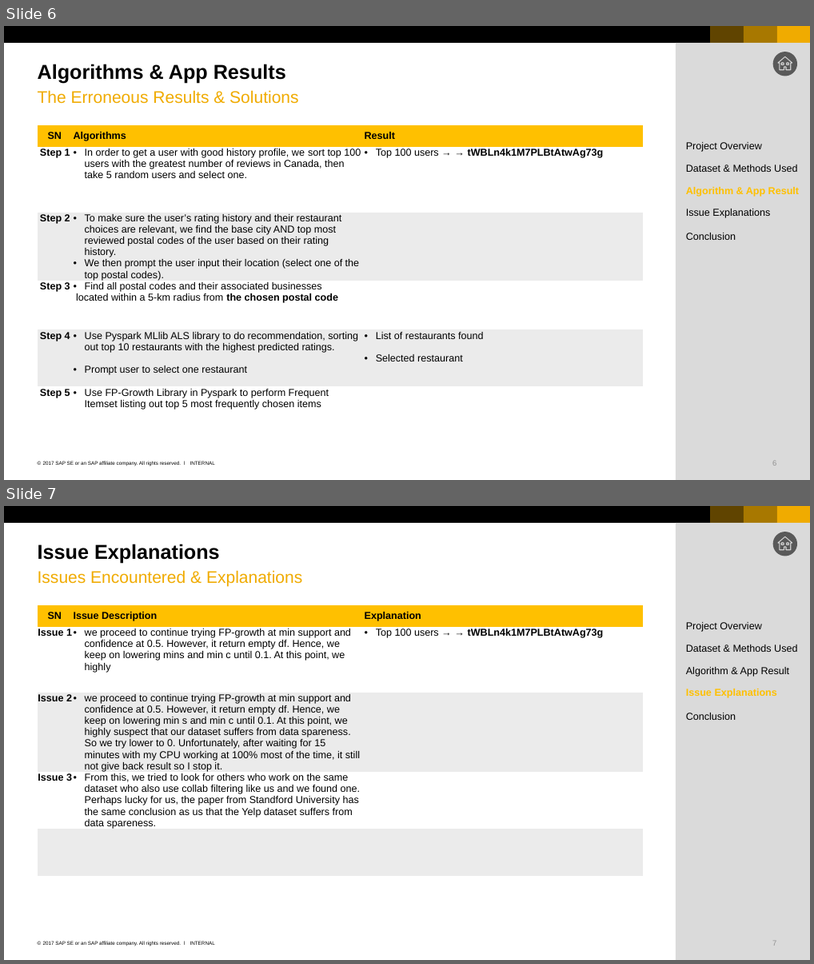
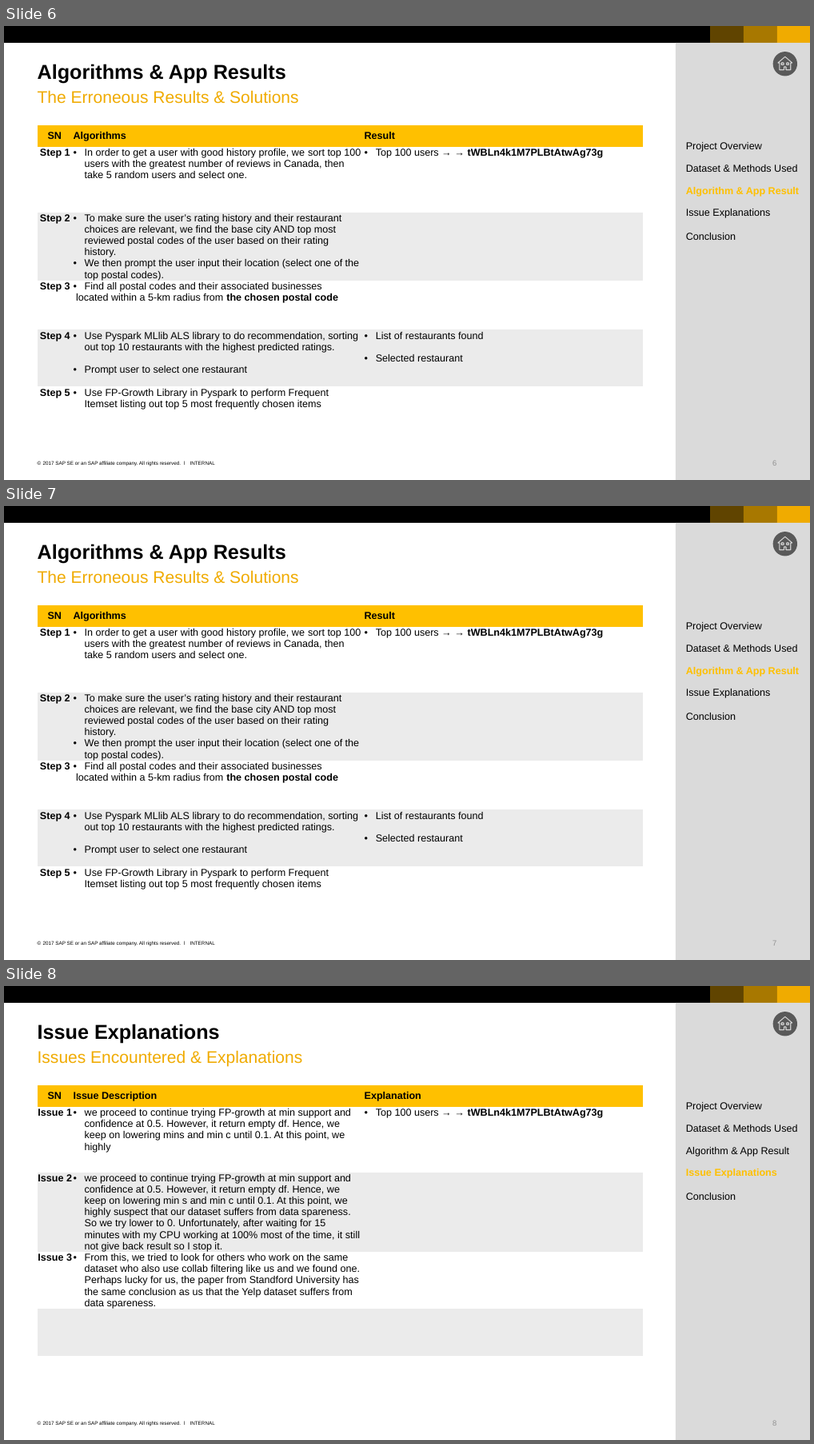
Before and after one commit to nguyenthanhtung2605/yelp-data-analysis, a slide deck: project_yelp_recommendation/15_Apr10_HuyNguyen_TungNguyen_Yelp_Restaurant_Recommendation.pptx. Shown one above the other, each under a label of ours: slides 6 and 7 before the commit, slides 6, 7 and 8 after it. The pictures are 814x964 and 814x1444 pixels, drawn with LibreOffice and Linux fonts; fonts in the diff are those of the drawing. Boxes give left, top, right and bottom in pixels: in the first picture for what was removed or moved away, otherwise in the second. Text is boxed around its words. In the diff, an @@ line names an element or a change of style, - is before the commit and + after.

```diff
--- a/project_yelp_recommendation/15_Apr10_HuyNguyen_TungNguyen_Yelp_Restaurant_Recommendation.pptx
+++ b/project_yelp_recommendation/15_Apr10_HuyNguyen_TungNguyen_Yelp_Restaurant_Recommendation.pptx
@@ slide 7 added at (4,506,810,960), background #FFFFFF; not listed: 9 template elements that a slide beside it also shows @@
@@ title added at (38,544,286,564), 24 pt, text #000000, bold @@
+Algorithms & App Results
@@ text added at (38,570,298,584), 20 pt, text #F0AB00 @@
+The Erroneous Results & Solutions
@@ table added at (38,605,643,930), 6 rows, 3 columns @@
+SN | Algorithms | Result
+Step 1 | In order to get a user with good history profile, we sort top 100 users with the greatest number of reviews in Canada, then take 5 random users and select one. | Top 100 users → → tWBLn4k1M7PLBtAtwAg73g
+Step 2 | To make sure the user’s rating history and their restaurant choices are relevant, we find the base city AND top most reviewed postal codes of the user based on their rating history. / We then prompt the user input their location (select one of the top postal codes). | 
+Step 3 | Find all postal codes and their associated businesses / located within a 5-km radius from the chosen postal code | 
+Step 4 | Use Pyspark MLlib ALS library to do recommendation, sorting out top 10 restaurants with the highest predicted ratings. / Prompt user to select one restaurant | List of restaurants found / Selected restaurant
+Step 5 | Use FP-Growth Library in Pyspark to perform Frequent Itemset listing out top 5 most frequently chosen items | 
@@ text added at (686,622,762,632), 12 pt, text #000000 @@
+Project Overview
@@ text added at (686,644,798,652), 12 pt, text #000000 @@
+Dataset & Methods Used
@@ text added at (686,667,799,676), 12 pt, text #FFC000, bold @@
+Algorithm & App Result
@@ text added at (686,688,770,698), 12 pt, text #000000 @@
+Issue Explanations
@@ text added at (686,712,736,720), 12 pt, text #000000 @@
+Conclusion
@@ what was slide 7 is now slide 8 @@
@@ page number at (773,1422,777,1425): text changed @@
-7
+8
```
Also in this commit, not shown: 4 other files.
